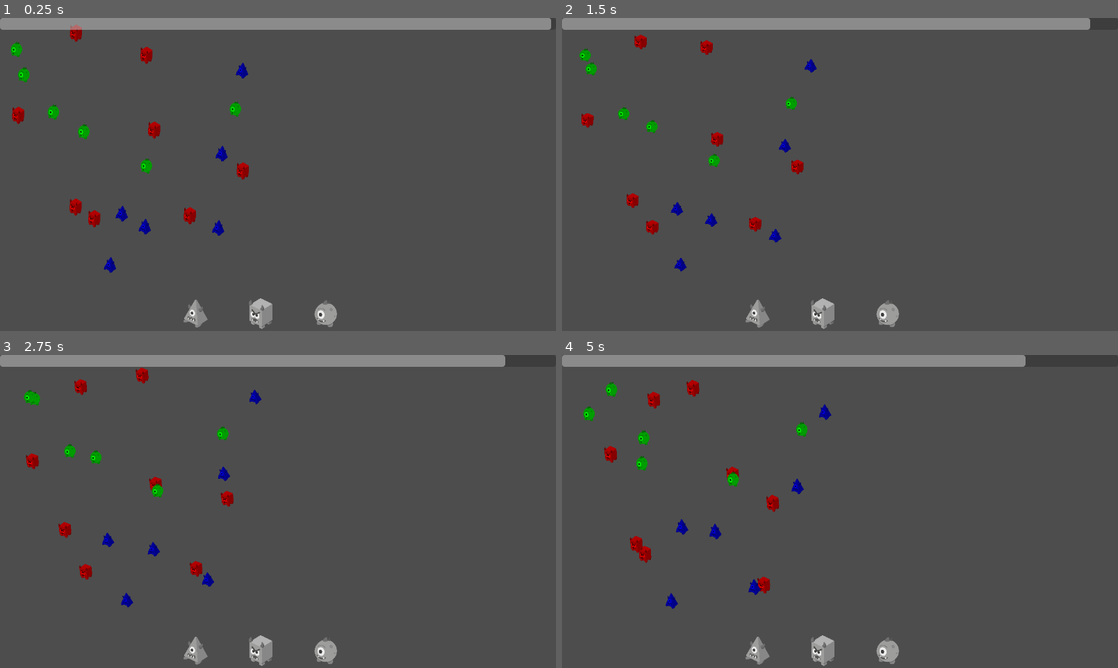
Above: before the commit, frames 1-4 (two rows, left to right).
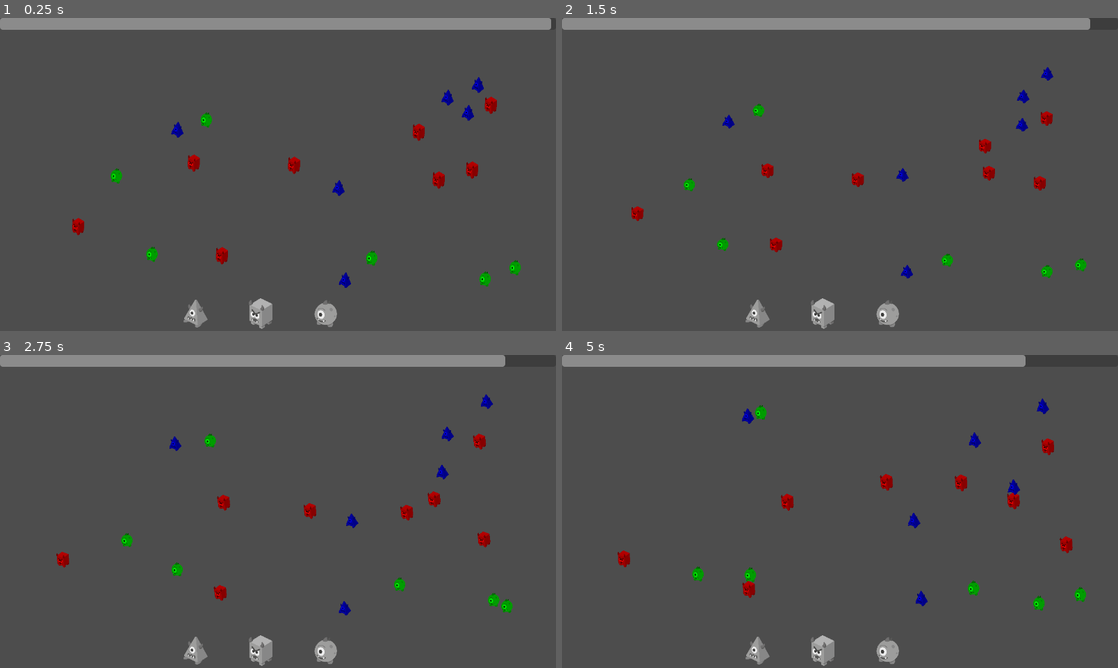
Above: after the commit, the same moments.

Repository: Hunter-Soft/Prototipo-MonstrosSA
Game: Godot game, scene res://Scenes/Level01Test.tscn
Same seed, same stepped clock (60 frames per second), same inputs: the game is played once before the commit and once after it.
Inputs (mouse positions are in pixels of both pictures, inside the frame that each line leads up to):
- Up to frame 1 (0.25 s): no input
- Up to frame 2 (1.5 s): drag from (656, 218) to (795, 108) at 0.52 s; drag from (795, 105) to (650, 224) at 1.27 s
- Up to frame 3 (2.75 s): move the mouse to (94, 461) at 2.02 s; click (94, 461) at 2.17 s
- Up to frame 4 (5 s): drag from (756, 570) to (784, 433) at 2.77 s; drag from (701, 383) to (795, 433) at 3.52 s; drag from (612, 392) to (801, 430) at 4.27 s

The runs differ from the first frame. In frame 1, 3.1% of the frame differs, in the area x 1-94%, y 2-87%; in frame 2, 2.7%; in frame 3, 2.8%; in frame 4, 3.0%.
Error after the commit: Invalid type in function 'selectMonster' in base 'Node2D (OrderManager)'. The Object-derived class of argument 1 (Node2D (GameManager)) is not a subclass of th…

Commit message:
V0.15: Correção da área de Spawn, adição de colisão aos monstros e adição de bordas na tela

Diff:
--- a/tavis_4_project/Objects/Prefabs/monster1.tscn
+++ b/tavis_4_project/Objects/Prefabs/monster1.tscn
@@ -31,14 +31,18 @@
 shader = SubResource("Shader_vv17c")
 shader_parameter/tint_color = Color(1, 1, 1, 1)
 
-[node name="Monster1" type="CharacterBody2D" unique_id=1365438596]
-collision_layer = 2
-collision_mask = 2
+[node name="Monster1" type="CharacterBody2D" unique_id=1365438596 groups=["Monster"]]
+collision_layer = 4
+collision_mask = 6
 script = ExtResource("1_sam45")
 squish_speed = 8
 animation_resource = SubResource("Resource_68lvm")
 action_cooldown = 1.0
 distance_to_travel = 50.0
+
+[node name="CollisionShape2D" type="CollisionShape2D" parent="." unique_id=768028066]
+position = Vector2(0, 5)
+shape = SubResource("RectangleShape2D_4yboc")
 
 [node name="HoverDetectionComponent" parent="." unique_id=1076711001 instance=ExtResource("1_37w2e")]
 position = Vector2(0, 5)
--- a/tavis_4_project/Objects/Prefabs/monsterController.gd
+++ b/tavis_4_project/Objects/Prefabs/monsterController.gd
@@ -72,6 +72,7 @@
 
 func _process(delta: float) -> void:
 	idleState(delta)
+
 	#ac
 
 func idleState(delta):
@@ -92,9 +93,27 @@
 	var move_direction: Vector2 = Vector2(randf_range(-1, 1), randf_range(-1, 1)).normalized()
 	var target_location: Vector2 = move_direction * distance_to_travel + global_position
 
+	var target_direction: Vector2 = global_position.direction_to(target_location)
+
 	while global_position.distance_to(target_location) > 10:
-		global_position = global_position.lerp(target_location, get_process_delta_time() * speed)
+		var distance_remaining = global_position.distance_to(target_location)
+		#var current_speed = target_location / distance_remaining
 
+
+		#var collision = move_and_collide(target_direction * speed)
+		#var collision = move_and_collide(target_direction * min(speed, distance_remaining * speed))
+		var collision = move_and_collide(target_direction * distance_remaining * 2 * speed * get_process_delta_time())
+
+		if collision:
+			walking = false
+			velocity = Vector2.ZERO
+
+			break
+
+		#velocity = target_direction * speed * 100
+		#move_and_slide()
+		#global_position = global_position.lerp(target_location, get_process_delta_time() * speed)
+		#move_and_collide(target_direction * speed)
 		await get_tree().process_frame
 
 	walking = false
--- a/tavis_4_project/Scenes/Level01Test.tscn
+++ b/tavis_4_project/Scenes/Level01Test.tscn
@@ -12,8 +12,11 @@
 [ext_resource type="SpriteFrames" uid="uid://bwj55xx4fvkc6" path="res://Objects/Resources/Visuals/monster2.tres" id="10_iq8n3"]
 [ext_resource type="SpriteFrames" uid="uid://8rgq3x0cwpxj" path="res://Objects/Resources/Visuals/monster3.tres" id="11_7jxfu"]
 
+[sub_resource type="PhysicsMaterial" id="PhysicsMaterial_d0xu6"]
+
 [node name="Level01Test" type="Node2D" unique_id=872439788]
 script = ExtResource("1_anx0o")
+metadata/_edit_vertical_guides_ = [90.0]
 
 [node name="==DraggingManager==" type="Node2D" parent="." unique_id=491175797]
 script = ExtResource("1_klblu")
@@ -41,3 +44,19 @@
 show_percentage = false
 
 [node name="==MonsterHolder==" type="Node" parent="." unique_id=1253744609]
+
+[node name="StaticBody2D" type="StaticBody2D" parent="." unique_id=2107164896]
+position = Vector2(-91, -47.180416)
+scale = Vector2(1, 0.6995872)
+collision_layer = 2
+physics_material_override = SubResource("PhysicsMaterial_d0xu6")
+
+[node name="CollisionPolygon2D" type="CollisionPolygon2D" parent="StaticBody2D" unique_id=1140197397]
+scale = Vector2(0.99999994, 0.99999994)
+polygon = PackedVector2Array(89, 108.89339, 87, 532, 89, 1053.7363, 1362, 1040.8716, 1369, 925.089, 1369, 91.74042, 1307, 113.181625, 175, 113.181625, 179, 198.94649, 1302, 194.65825, 1300, 925.089, 205, 920.8008, 173, 113.181625)
+
+[node name="Marker2D" type="Marker2D" parent="." unique_id=356942909]
+position = Vector2(114, 110)
+
+[node name="Marker2D2" type="Marker2D" parent="." unique_id=1497452437]
+position = Vector2(1183, 577)
--- a/tavis_4_project/project.godot
+++ b/tavis_4_project/project.godot
@@ -21,6 +21,10 @@
 window/size/viewport_height=720
 window/stretch/mode="viewport"
 
+[global_group]
+
+Monster=""
+
 [physics]
 
 3d/physics_engine="Jolt Physics"
--- a/tavis_4_project/spawnerComponent.gd
+++ b/tavis_4_project/spawnerComponent.gd
@@ -79,7 +79,7 @@
 	for monster in monster_to_spawn_list:
 		var new_monster: Node2D = monster.instantiate()
 
-		var new_position: Vector2= get_spawn_position(50, Vector2(550, 550))
+		var new_position: Vector2= get_spawn_position(50, $"../Marker2D".global_position, $"../Marker2D2".global_position)
 
 		new_monster.global_position = new_position
 
@@ -91,13 +91,13 @@
 	spawned = true
 	ready_to_spawn = false
 
-func get_spawn_position(min_distance: float, region: Vector2) -> Vector2:
+func get_spawn_position(min_distance: float, point_01: Vector2, point_02) -> Vector2:
 	var new_position: Vector2
 
 	while true:
 		new_position = global_position + Vector2(
-			randi_range(1, region.x),
-			randi_range(1, region.y)
+			randi_range(point_01.x, point_02.x),
+			randi_range(point_01.y, point_02.y)
 		)
 
 		if is_position_valid(new_position, min_distance):
Not shown: 1 places in tavis_4_project/Objects/Prefabs/monster1.tscn that only renumber resources
